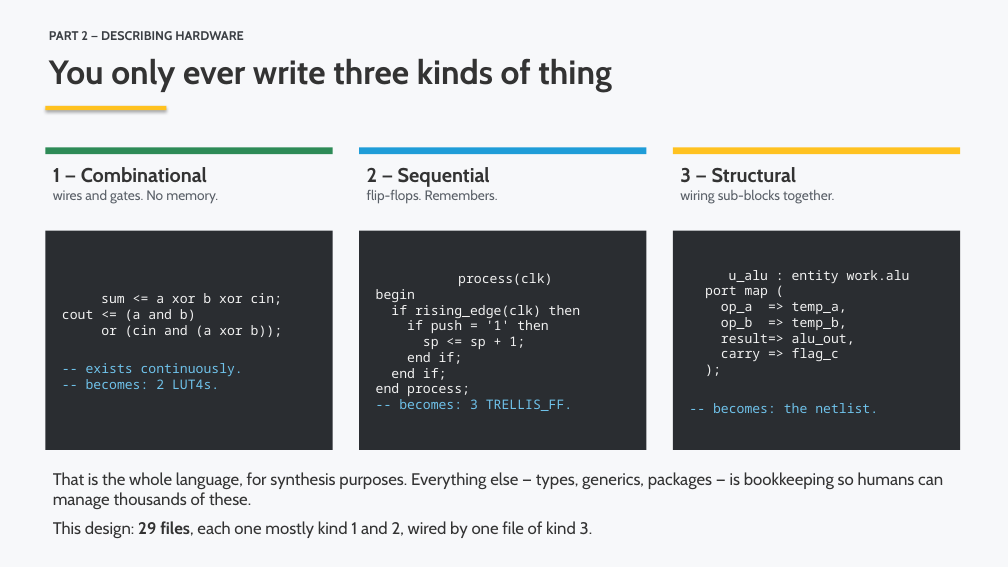
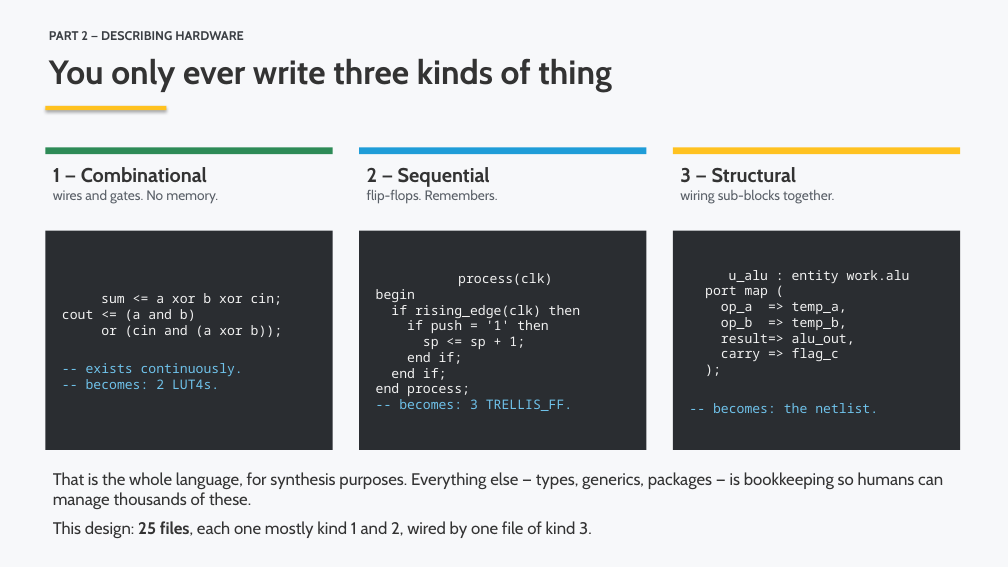
Before and after one commit to robertrico/intel-8008-vhdl, a slide deck: slide 12 of docs/fpga-presentation/fpga_talk.pptx. Drawn at 1008x567 pixels with LibreOffice and Linux fonts; fonts in the diff are those of the drawing. Boxes give left, top, right and bottom in pixels: in the first picture for what was removed or moved away, otherwise in the second. Text is boxed around its words. In the diff, an @@ line names an element or a change of style, - is before the commit and + after.

```diff
--- a/docs/fpga-presentation/fpga_talk.pptx
+++ b/docs/fpga-presentation/fpga_talk.pptx
@@ text at <box>53,521,592,538</box>: text changed @@
-This design: 29 files, each one mostly kind 1 and 2, wired by one file of kind 3.
+This design: 25 files, each one mostly kind 1 and 2, wired by one file of kind 3.
```
Also in this commit, not shown: 6 other slides changed, 1 slide added, 5 other files.
